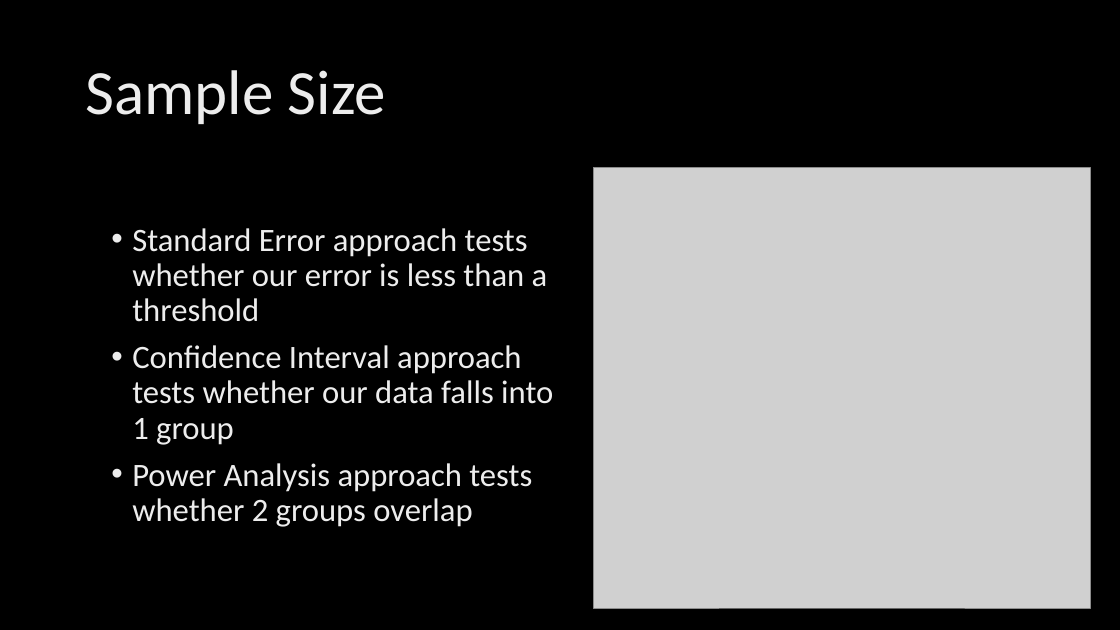
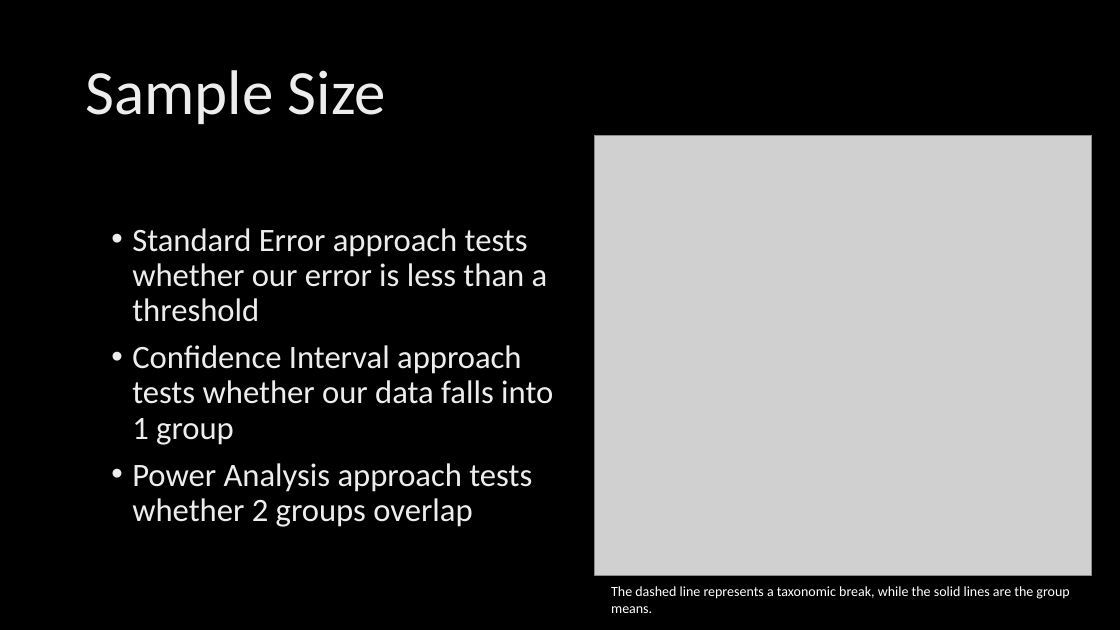
Before and after one commit to ncss-tech/stats_for_soil_survey, a slide deck: slide 7 of presentations/3_sampling/sampling_fy22.pptx. Drawn at 1120x630 pixels with LibreOffice and Linux fonts; fonts in the diff are those of the drawing; grey boxes stand for pictures; background and template pictures are left out. Boxes give left, top, right and bottom in pixels: in the first picture for what was removed or moved away, otherwise in the second. Text is boxed around its words. In the diff, an @@ line names an element or a change of style, - is before the commit and + after.

```diff
--- a/presentations/3_sampling/sampling_fy22.pptx
+++ b/presentations/3_sampling/sampling_fy22.pptx
@@ picture moved from (x1=593, y1=168, x2=1091, y2=608) to (x1=595, y1=135, x2=1092, y2=576) @@
@@ text added at (x1=611, y1=586, x2=1069, y2=613), 12 pt, text #FFFFFF @@
+The dashed line represents a taxonomic break, while the solid lines are the group means.
```
Also in this commit, not shown: 3 other slides changed, 2 slides added, 2 slides removed.
